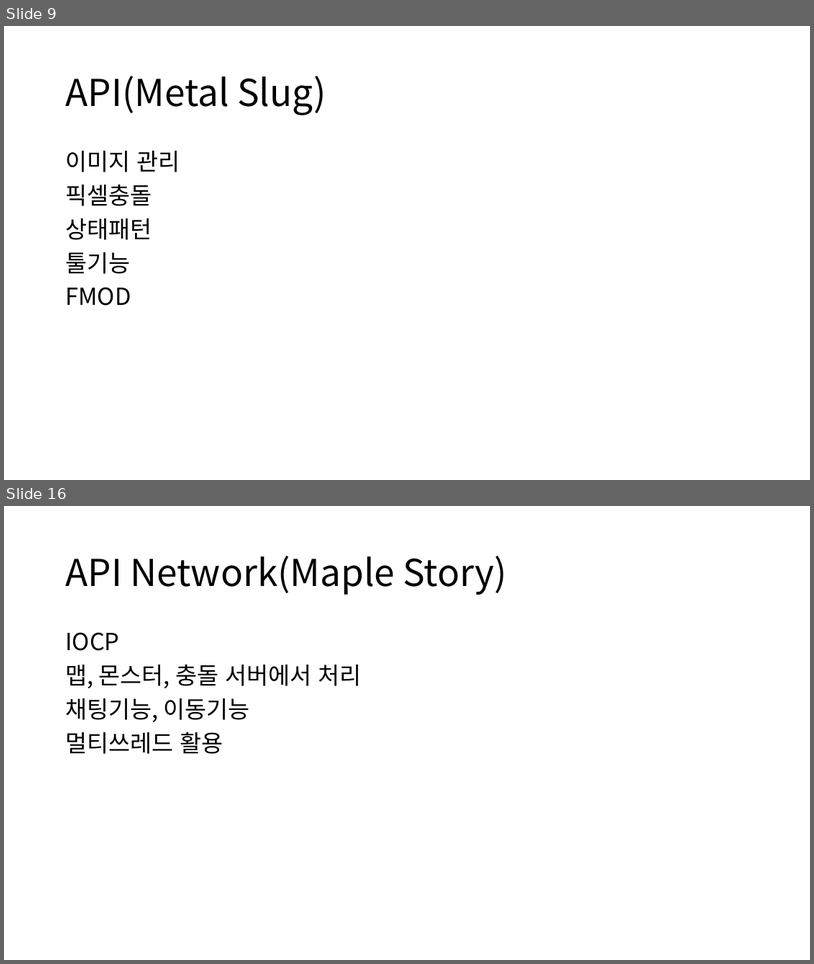
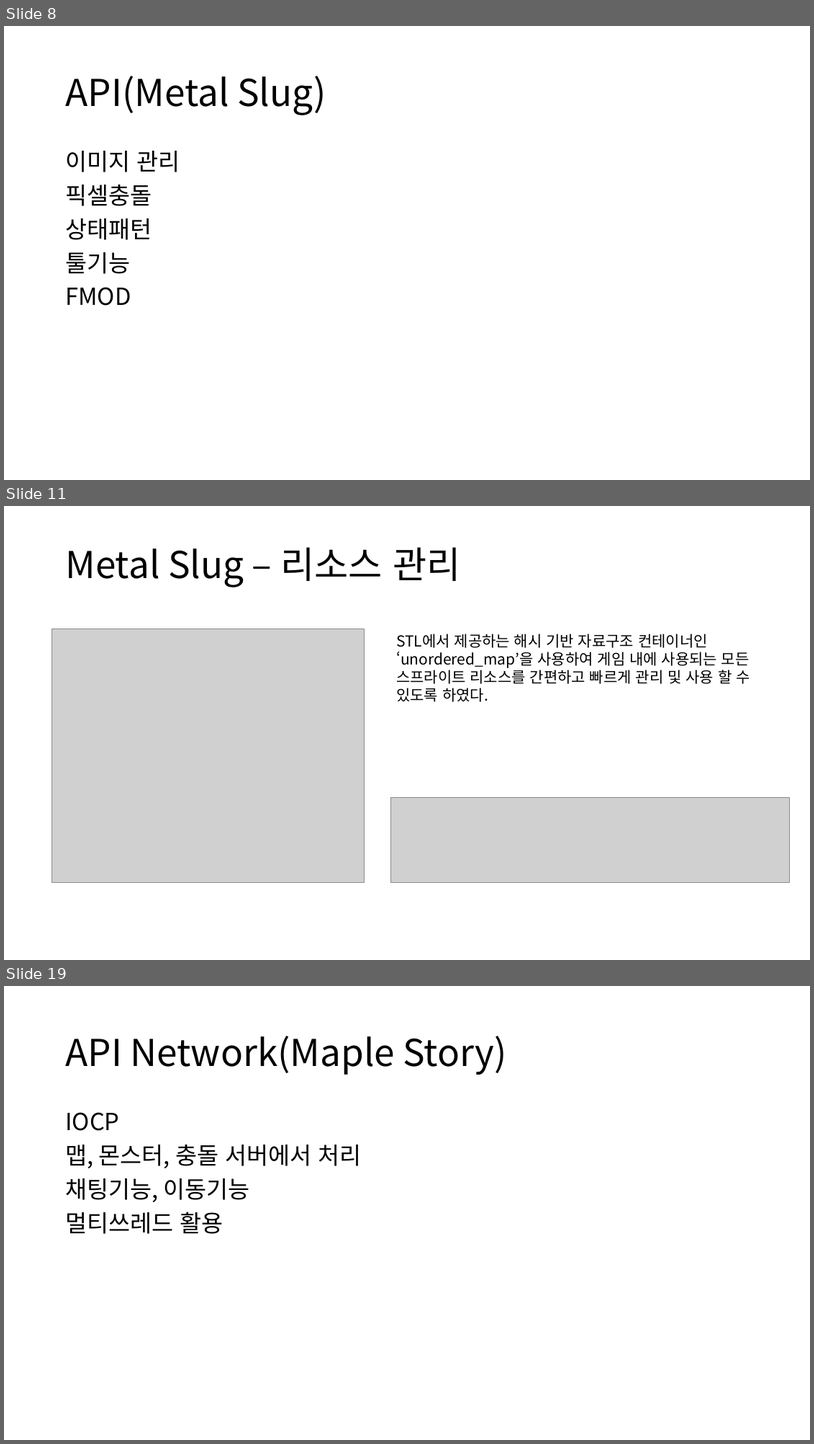
Before and after one commit to GanZiPokPung/SHARE_FILES, a slide deck: 포트폴리오 설명/포트폴리오 소개.pptx. Shown one above the other, each under a label of ours: slides 9 and 16 before the commit, slides 8, 11 and 19 after it; the slides between them are not shown. The pictures are 814x964 and 814x1444 pixels, drawn with LibreOffice and Linux fonts; fonts in the diff are those of the drawing; grey boxes stand for pictures. Boxes give left, top, right and bottom in pixels: in the first picture for what was removed or moved away, otherwise in the second. Text is boxed around its words. In the diff, an @@ line names an element or a change of style, - is before the commit and + after.

```diff
--- a/포트폴리오 설명/포트폴리오 소개.pptx
+++ b/포트폴리오 설명/포트폴리오 소개.pptx
@@ slide 11 added at (x1=4, y1=506, x2=810, y2=960), background #FFFFFF @@
@@ title added at (x1=65, y1=547, x2=460, y2=587), 44 pt, text #000000 @@
+Metal Slug – 리소스 관리
@@ picture added at (x1=52, y1=629, x2=364, y2=882) @@
@@ text added at (x1=396, y1=633, x2=750, y2=702), 18 pt, text #000000 @@
+STL에서 제공하는 해시 기반 자료구조 컨테이너인 ‘unordered_map’을 사용하여 게임 내에 사용되는 모든 스프라이트 리소스를 간편하고 빠르게 관리 및 사용 할 수 있도록 하였다.
@@ picture added at (x1=391, y1=798, x2=790, y2=882) @@
@@ what was slide 9 is now slide 8 @@
@@ what was slide 16 is now slide 19 @@
```
Also in this commit, not shown: 5 slides changed, 4 other slides added, 2 slides removed, 1 other file.
